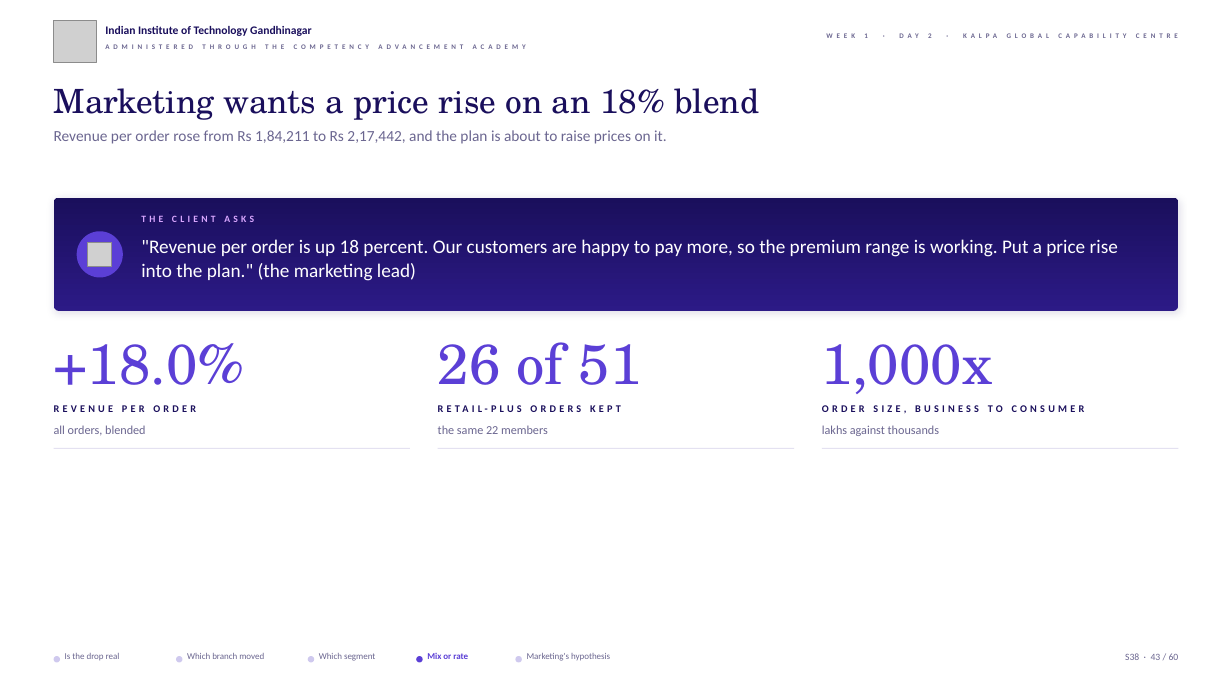
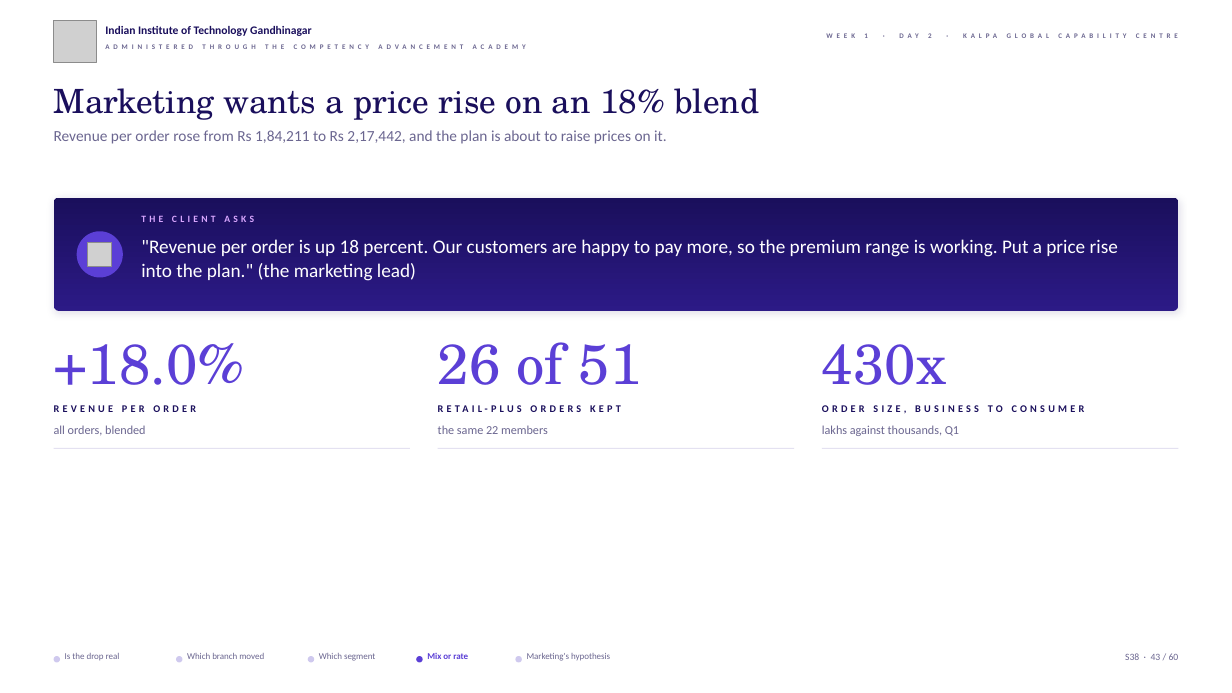
Before and after one commit to fde-academy-lab/c2-content-factory, a slide deck: slide 43 of content/W01/D2/slides/C2_W01_D02_half1_STUDENT.pptx. Drawn at 1232x693 pixels with LibreOffice and Linux fonts; fonts in the diff are those of the drawing; grey boxes stand for pictures; background and template pictures are left out. Boxes give left, top, right and bottom in pixels: in the first picture for what was removed or moved away, otherwise in the second. Text is boxed around its words. In the diff, an @@ line names an element or a change of style, - is before the commit and + after.

```diff
--- a/content/W01/D2/slides/C2_W01_D02_half1_STUDENT.pptx
+++ b/content/W01/D2/slides/C2_W01_D02_half1_STUDENT.pptx
@@ text at box(822, 344, 946, 385): text changed @@
-1,000x
+430x
@@ text at box(822, 425, 959, 436): text changed @@
-lakhs against thousands
+lakhs against thousands, Q1
```
Also in this commit, not shown: 31 other slides changed, 13 other files.
